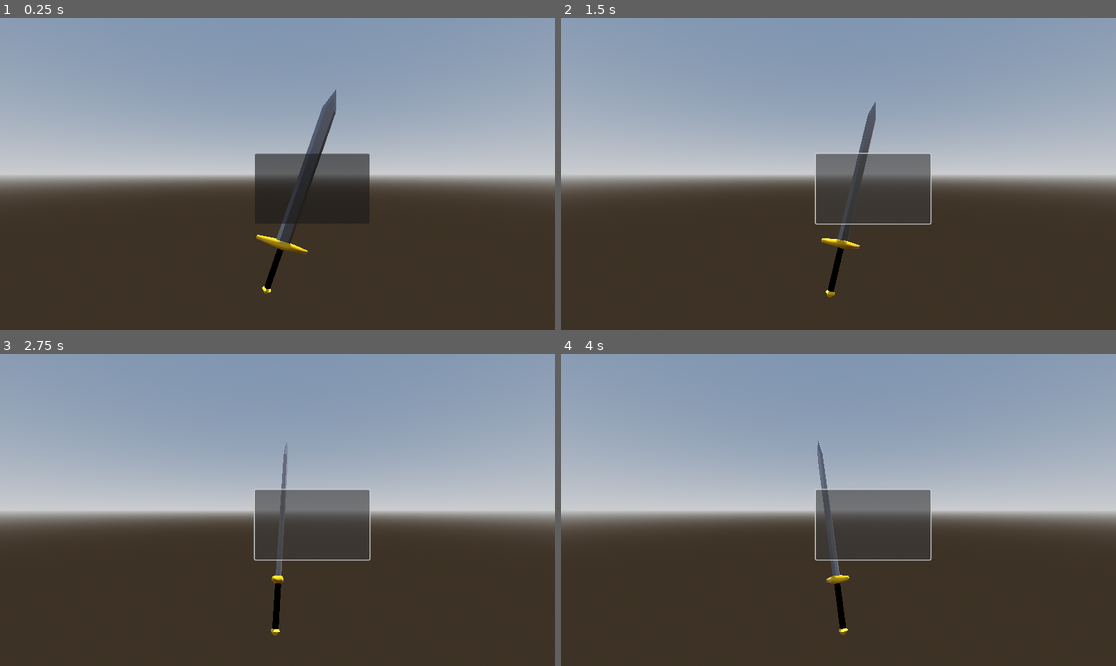
Above: before the commit, frames 1-4 (two rows, left to right).
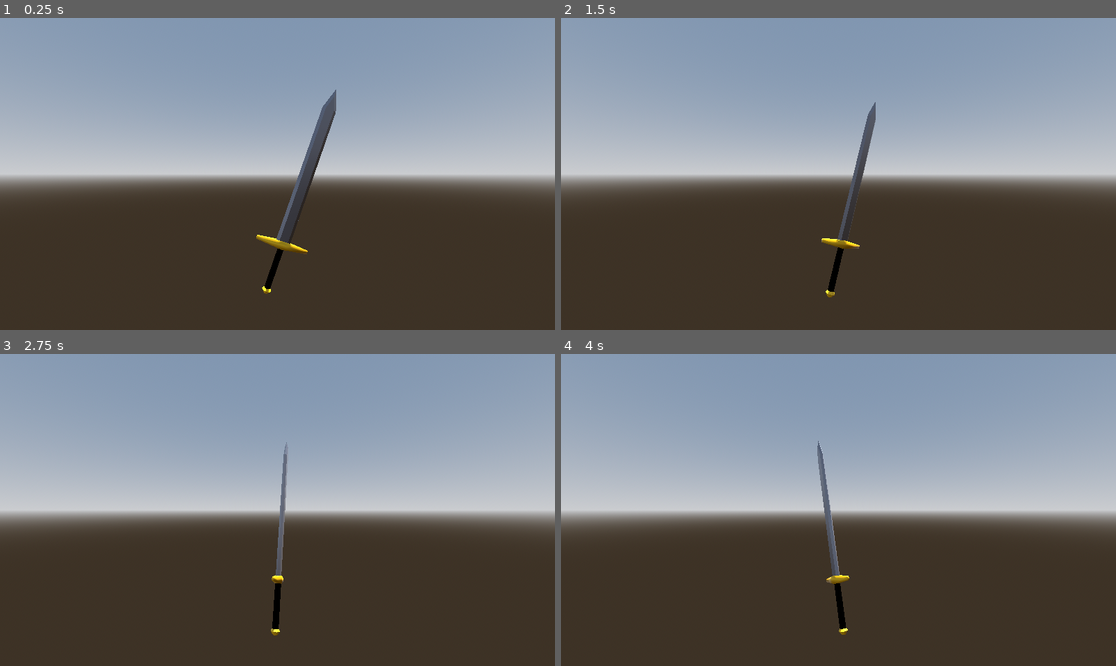
Above: after the commit, the same moments.

Repository: KameronHodge/KameronHodge.github.io
Game: Godot game, scene res://display.tscn
Two runs of this game, one before a commit and one after it. Both use one fixed random seed, a clock stepped at 60 frames per second and the inputs below.
Inputs (mouse positions are in pixels of both pictures, inside the frame that each line leads up to):
- Up to frame 1 (0.25 s): no input
- Up to frame 2 (1.5 s): click (871, 189) at 0.52 s; click (871, 189) at 1.27 s
- Up to frame 3 (2.75 s): click (310, 525) at 2.02 s
- Up to frame 4 (4 s): no input

The runs differ from the first frame. In frame 1, 2.8% of the frame differs, in the area x 45-67%, y 43-66%; in frame 2, 2.1%; in frame 3, 2.3%; in frame 4, 2.3%.

Commit message:
Update button.gd

Diff:
--- a/project/webportfoliotest/button.gd
+++ b/project/webportfoliotest/button.gd
@@ -1,28 +1,29 @@
 extends Button
 
 func _ready():
-	# Only show this button in HTML5 builds
+	# Only show this button in Web builds
 	if OS.get_name() == "Web":
 		visible = true
 		text = "Refresh Game"
-		# In Godot 4, we use the built-in pressed signal
-		# No need to manually connect it
 	else:
 		# Hide the button in non-web builds
-		visible = true
+		visible = false
 
-# This function is automatically connected to the "pressed" signal
-func _on_pressed():
+# This function is automatically connected to the Button's "pressed" signal
+func _pressed():
 	if OS.get_name() == "Web":
-		# In Godot 4, JavaScript is accessed through the JavaScriptBridge singleton
+		# Use JavaScriptBridge.eval to execute JavaScript code in Godot 4
 		JavaScriptBridge.eval("""
-			// Clear browser cache if possible
+			// Try to clear cache using Cache API if available
 			if (window.caches) {
-				caches.keys().then(function(names) {
-					for (let name of names) caches.delete(name);
+				caches.keys().then(function(cacheNames) {
+					cacheNames.forEach(function(cacheName) {
+						caches.delete(cacheName);
+						console.log('Cache deleted:', cacheName);
+					});
 				});
 			}
 
-			// Force a hard reload
+			// Force a complete reload, bypassing the cache
 			window.location.reload(true);
 		""")
